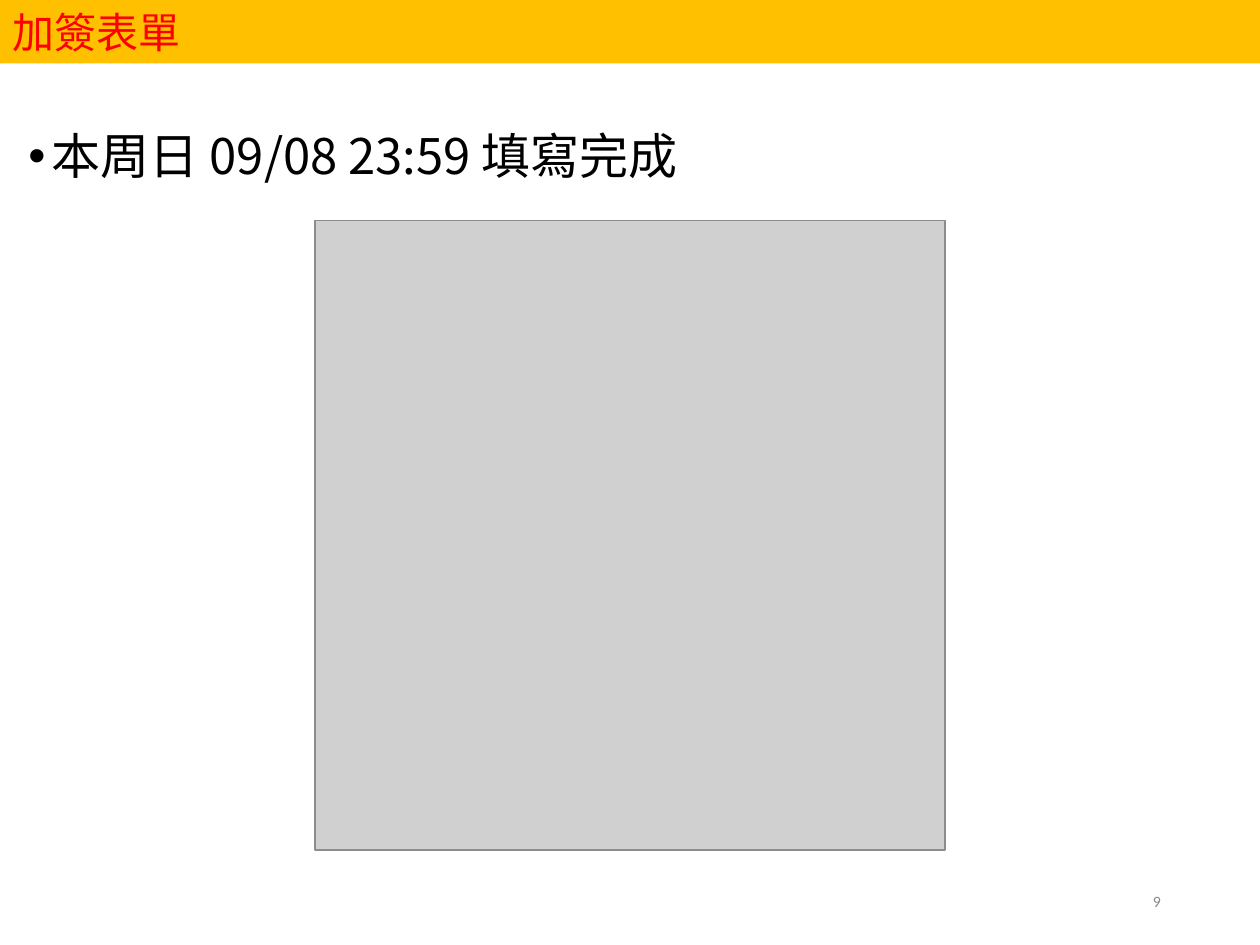
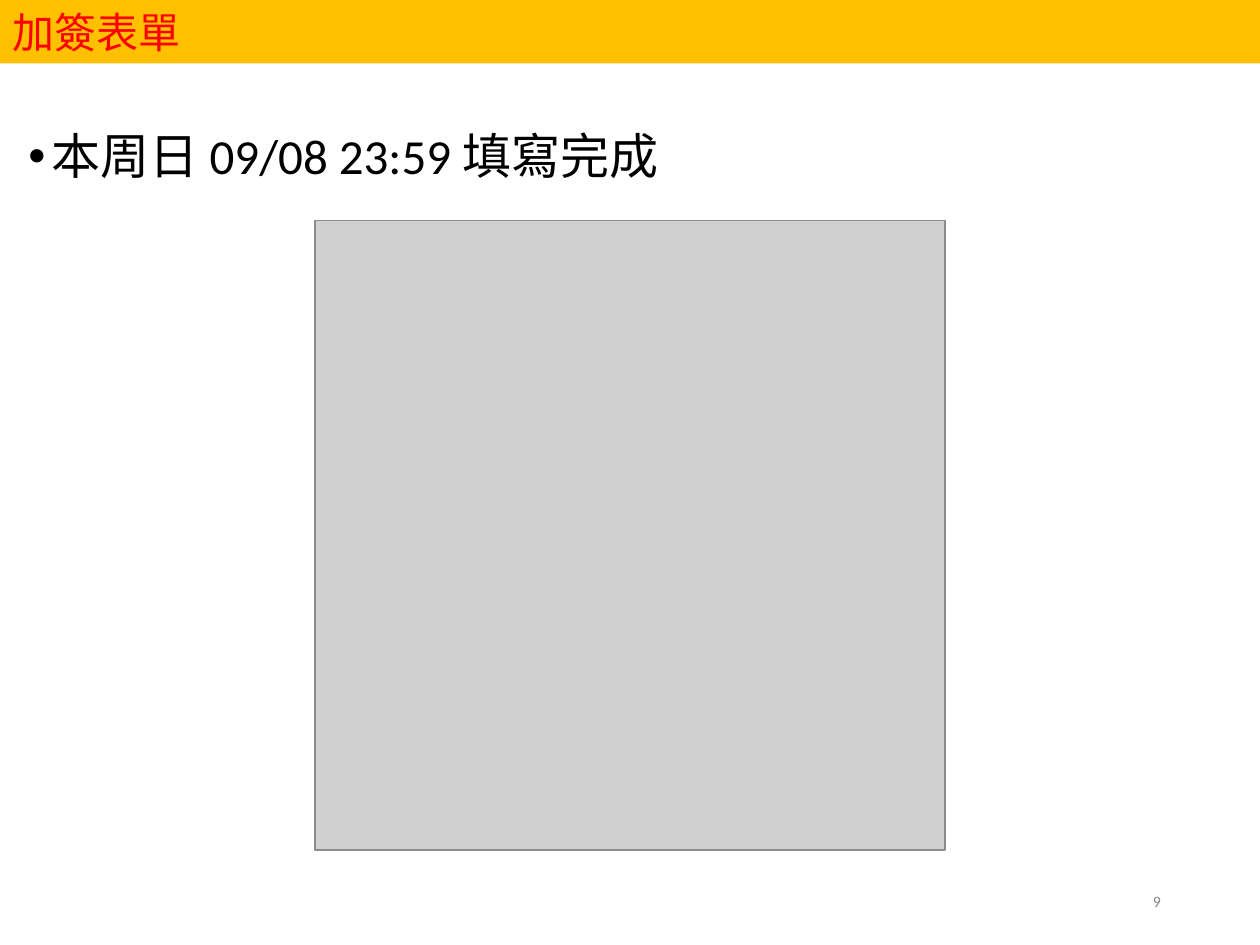
Before and after one commit to ntueemlta2024/ntueemlta2024.github.io, a slide deck: slide 9 of slides/week1/ML syllabus (113-1).pptx. Drawn at 1260x945 pixels with LibreOffice and Linux fonts; fonts in the diff are those of the drawing; grey boxes stand for pictures. Boxes give left, top, right and bottom in pixels: in the first picture for what was removed or moved away, otherwise in the second. Text is boxed around its words. In the diff, an @@ line names an element or a change of style, - is before the commit and + after.

```diff
--- a/slides/week1/ML syllabus (113-1).pptx
+++ b/slides/week1/ML syllabus (113-1).pptx
@@ text "本周日 09/08 23:59 填寫完成" at box(52, 132, 658, 178): font Noto Sans CJK SC to Calibri @@
```
Also in this commit, not shown: 5 other slides changed, 1 other file.
